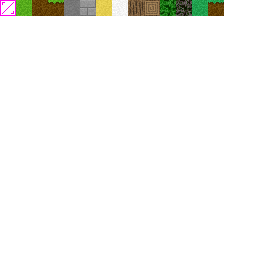
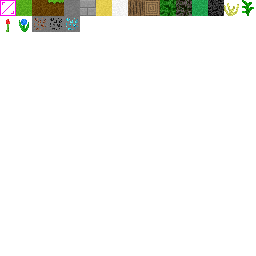
Layered file, before and after one edit (256px x 256px). Changes by layer:
added layer "Bedrock" above "IronOre" over 208, 0, 224, 16
added group "IronOre" with 2 layers above "CoalOre" over 32, 16, 48, 32
added layer "Layer 2" in group "IronOre" over 34, 18, 46, 30
added layer "Stone" (1st of 4, in "IronOre") in group "IronOre" over 32, 16, 48, 32
added group "CoalOre" with 2 layers above "DiamondOre" over 48, 16, 64, 32
moved "Layer 1" into group "CoalOre", painted on it over 50, 0, 224, 30
added layer "Stone" (2nd of 4, in "CoalOre") in group "CoalOre" over 48, 16, 64, 32
added group "DiamondOre" with 2 layers above "Flower4" over 64, 16, 80, 32
added layer "Layer 3" in group "DiamondOre" over 66, 18, 78, 30
added layer "Stone" (3rd of 4, in "DiamondOre") in group "DiamondOre" over 64, 16, 80, 32
added layer "Flower4" above "Flower3" over 19, 19, 29, 32
added layer "Flower3" above "Flower2" over 6, 19, 10, 32
added layer "Flower2" above "Flower1" over 242, 0, 254, 16
added layer "Flower1" above "Leaves2" over 224, 3, 239, 16
